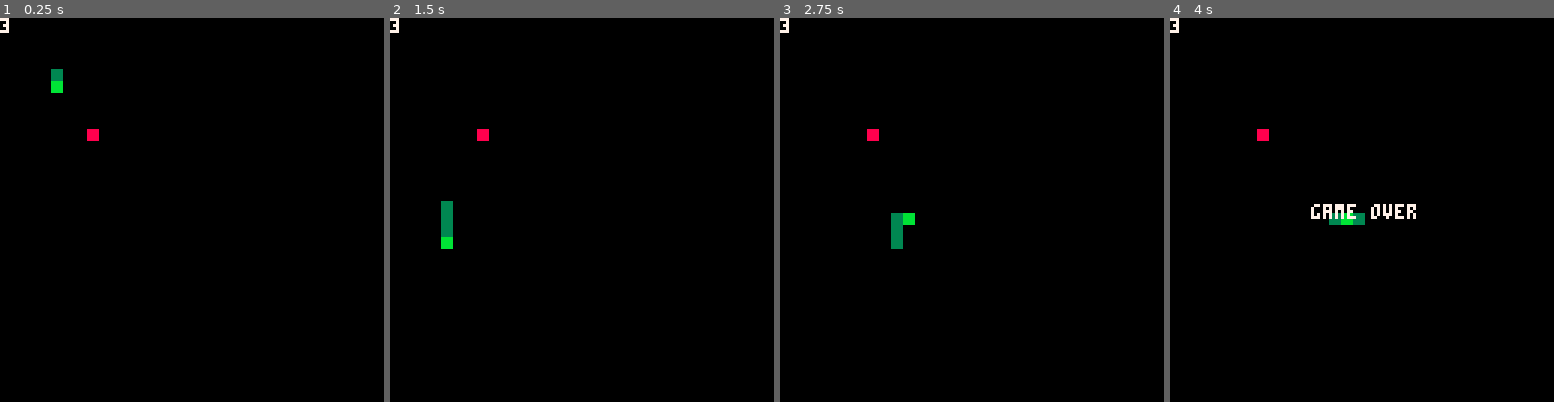
Above: before the commit, frames 1-4 (left to right).
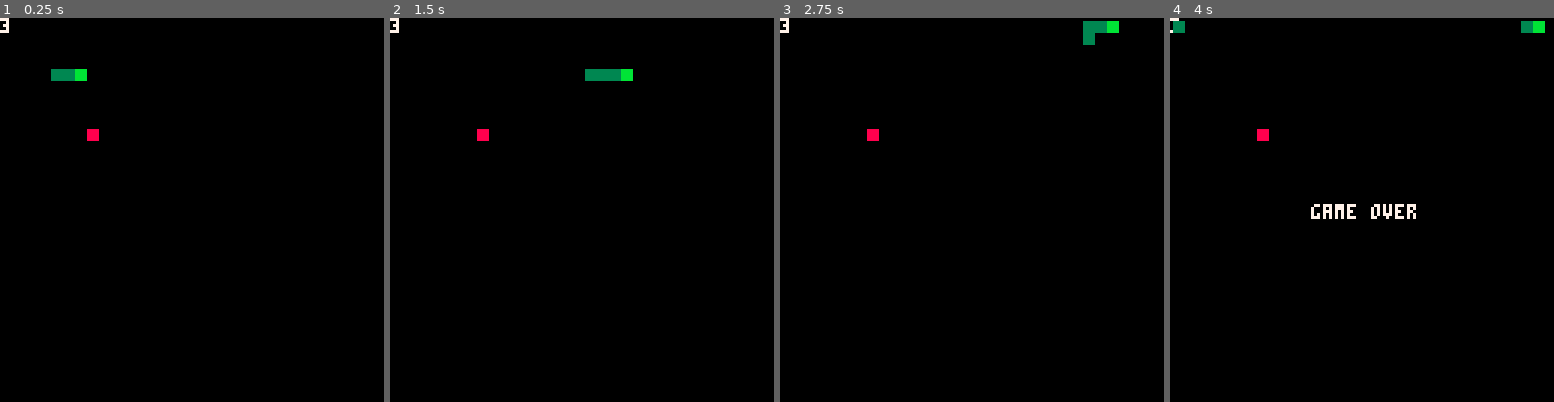
Above: after the commit, the same moments.

Repository: andrewedstrom/tweetcarts
Game: PICO-8 cartridge snake.p8
Two runs of this game, one before a commit and one after it. Both use one fixed random seed, a clock stepped at 60 frames per second and the inputs below.
Inputs:
- Up to frame 1 (0.25 s): no input
- Up to frame 2 (1.5 s): tap X (X key) at 0.33, 1.07 s; tap O (Z key) at 0.7 s
- Up to frame 3 (2.75 s): hold Right 1.6-2.1 s; tap O (Z key) at 1.7, 2.1, 2.5 s; tap X (X key) at 1.85 s; hold Up 2.15-2.42 s; hold Right from 2.47 s (still down)
- Up to frame 4 (4 s): tap O (Z key) at 2.9, 3.3, 3.7 s; tap X (X key) at 2.97 s; release Right at 3.03 s; hold Left 3.08-3.58 s; hold Down 3.63-3.97 s

The runs differ from the first frame. In frame 1, 0.3% of the frame differs, in the area x 13-23%, y 13-20%; in frame 2, 0.8%, in the area x 13-64%, y 13-61%; in frame 3, 0.8%; in frame 4, 0.5%.

Commit message:
draw after update, reduce number of characters

Diff:
--- a/snake.p8
+++ b/snake.p8
@@ -11,15 +11,11 @@
 fx=p()fy=p()t=0o=false
 ::_::
 t+=1
+for i=0,3 do
+if(b(i))d=i
+end
 if t%3==0 and not o then
 cls()
-
-for z in all(a) do
-o=o or z[1]==x and z[2]==y
-k(z[1],z[2],3)
-end
-k(fx,fy)
-k(x,y,11)
 
 add(a,{x,y})
 if(#a>l)del(a,a[1])
@@ -30,14 +26,10 @@
 fy=p()
 end
 
-if(b(⬆️))d=0
-if(b(⬇️))d=1
-if(b(⬅️))d=2
-if(b(➡️))d=3
-if(d==0)y-=1
-if(d==1)y+=1
-if(d==2)x-=1
-if(d==3)x+=1
+if(d==2)y-=1
+if(d==3)y+=1
+if(d==0)x-=1
+if(d==1)x+=1
 
 if(x<0)x=w
 if(x>w)x=0
@@ -45,6 +37,12 @@
 if(y>w)y=0
 
 ?""..l,0,0,7
+for z in all(a) do
+o=o or z[1]==x and z[2]==y
+k(z[1],z[2],3)
+end
+k(fx,fy)
+k(x,y,11)
 end
 if o then
 ?"game over",47,62,7
